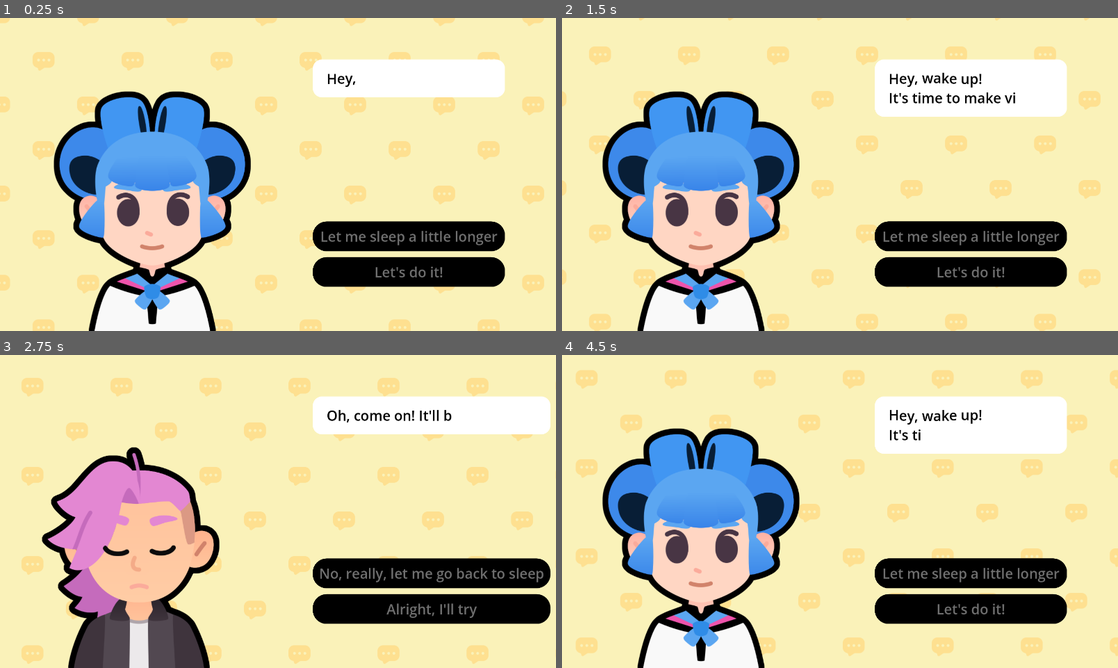
Above: before the commit, frames 1-4 (two rows, left to right).
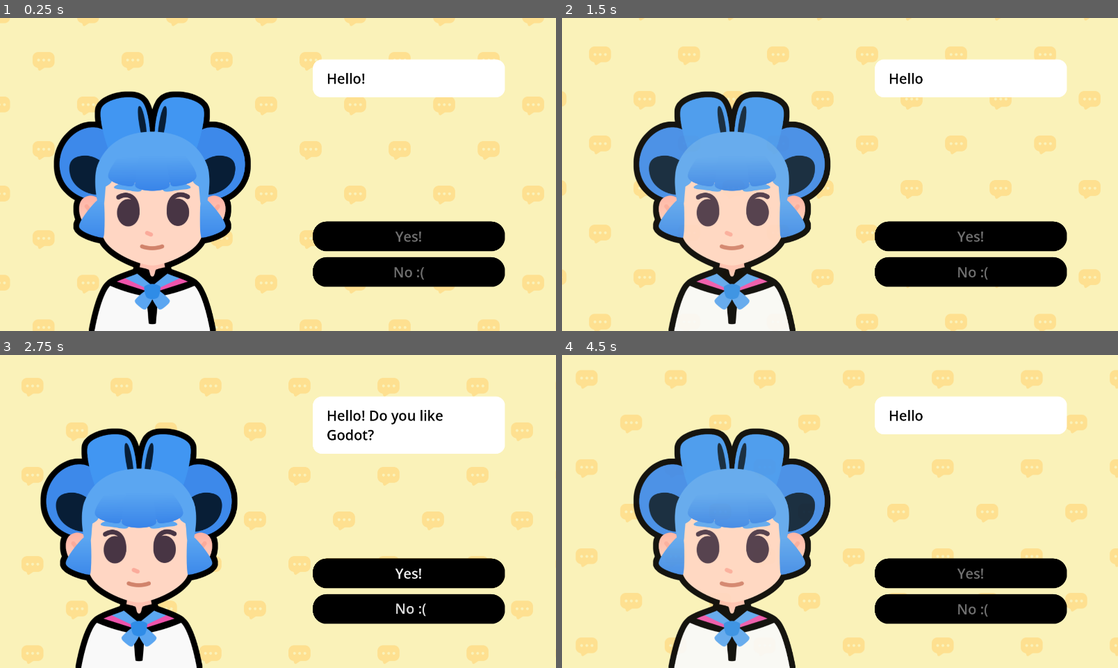
Above: after the commit, the same moments.

Repository: monkeytickler812/2d-GameDev-Course
Game: Godot game, scene res://lessons/dialogue.tscn
Two runs of this game, one before a commit and one after it. Both use one fixed random seed, a clock stepped at 60 frames per second and the inputs below. Sound files missing from this copy of the repository are replaced by a short silence.
Inputs (mouse positions are in pixels of both pictures, inside the frame that each line leads up to):
- Up to frame 1 (0.25 s): no input
- Up to frame 2 (1.5 s): tap Enter at 0.5 s; move the mouse to (962, 158) at 0.52 s; tap Z at 0.6 s; click (962, 158) at 0.67 s; tap Space at 0.77 s; click (973, 237) at 1.25 s, where only the run after the commit has a clickable "Yes!"
- Up to frame 3 (2.75 s): click (411, 574) at 2 s, where only the run before the commit has a clickable "Let me sleep a little longer"
- Up to frame 4 (4.5 s): click (973, 574) at 2.75 s, where only the run after the commit has a clickable "Yes!"; click (995, 574) at 3.5 s, where only the run before the commit has a clickable "No, really, let me go back to…"; click (973, 574) at 4.25 s, where only the run after the commit has a clickable "Yes!"

The runs differ from the first frame. In frame 1, 0.7% of the frame differs, in the area x 57-90%, y 17-84%; in frame 2, 20%; in frame 3, 26%, in the area x 7-99%, y 13-100%; in frame 4, 20%.

Commit message:
L6 complete, practice bugged

Diff:
--- a/M08.start_a_dialog_workbook/lessons/dialogue.gd
+++ b/M08.start_a_dialog_workbook/lessons/dialogue.gd
@@ -1,57 +1,5 @@
 extends Control
-
-var expressions := {
-	"happy": preload ("res://assets/emotion_happy.png"),
-	"regular": preload ("res://assets/emotion_regular.png"),
-	"sad": preload ("res://assets/emotion_sad.png"),
-}
-
-var bodies := {
-	"sophia": preload ("res://assets/sophia.png"),
-	"pink": preload ("res://assets/pink.png")
-}
-
-## An array of dictionaries. Each dictionary has four properties:
-## - expression: a [code]Texture[/code] containing an expression
-## - text: a [code]String[/code] containing the text the character says
-## - character: a [code]String[/code] representing the character's name
-## - choices: a [code]dictionary[/code] with [code]String[/code] keys and [code]int[/code] values
-var dialogue_items: Array[Dictionary] = [
-	{
-		"expression": expressions["regular"],
-		"text": "[wave]Hey, wake up![/wave]\nIt's time to make video games.",
-		"character": bodies["sophia"],
-		"choices": {
-			"Let me sleep a little longer": 2,
-			"Let's do it!": 1,
-		},
-	},
-	{
-		"expression": expressions["happy"],
-		"text": "Great! Your first task will be to write a [b]dialogue tree[/b].",
-		"character": bodies["sophia"],
-		"choices": {
-			"I will do my best": 3,
-			"No, let me go back to sleep": 2,
-		},
-	},
-	{
-		"expression": expressions["sad"],
-		"text": "Oh, come on! It'll be fun.",
-		"character": bodies["pink"],
-		"choices": {
-			"No, really, let me go back to sleep": 0,
-			"Alright, I'll try": 1,
-		},
-	},
-	{
-		"expression": expressions["happy"],
-		"text": "That's the spirit! [wave]You can do it![/wave]",
-		"character": bodies["pink"],
-		"choices": {"Okay! (Quit)": - 1},
-	},
-]
-
+@export var dialogue_items: Array[DialogueItem] = []
 ## UI element that shows the texts
 @onready var rich_text_label: RichTextLabel = %RichTextLabel
 ## Audio player that plays voice sounds while text is being written
@@ -67,26 +15,27 @@
 func _ready() -> void:
 	show_text(0)
 
+
 ## Draws the selected text
 ## [param current_item_index] Displays the currently selected index from the dialogue array
 func show_text(current_item_index: int) -> void:
 	# We retrieve the current item from the array
 	var current_item := dialogue_items[current_item_index]
+	# We set the initial visible ratio to the text to 0, so we can change it in the tween
+	rich_text_label.visible_ratio = 0.0
 	# from the item, we extract the properties.
 	# We set the text to the rich text control
 	# And we set the appropriate expression texture
-	rich_text_label.text = current_item["text"]
-	expression.texture = current_item["expression"]
-	body.texture = current_item["character"]
-	create_buttons(current_item["choices"])
-	# We set the initial visible ratio to the text to 0, so we can change it in the tween
-	rich_text_label.visible_ratio = 0.0
+	rich_text_label.text = current_item.text
+	expression.texture = current_item.expression
+	body.texture = current_item.character
+	create_buttons(current_item.choices)
 	# We create a tween that will draw the text
 	var tween := create_tween()
 	# A variable that holds the amount of time for the text to show, in seconds
 	# We could write this directly in the tween call, but this is clearer.
 	# We will also use this for deciding on the sound length
-	var text_appearing_duration: float = current_item["text"].length() / 30.0
+	var text_appearing_duration := (current_item["text"] as String).length() / 30.0
 	# We show the text slowly
 	tween.tween_property(rich_text_label, "visible_ratio", 1.0, text_appearing_duration)
 	# We randomize the audio playback's start time to make it sound different
@@ -102,38 +51,29 @@
 
 	# We animate the character sliding in.
 	slide_in()
-
-	# We disable the buttons, and re-enable them after the text is shown
+	# We disable all buttons until the tween completes
 	for button: Button in action_buttons_v_box_container.get_children():
 		button.disabled = true
-	tween.finished.connect(func() -> void:
+	tween.finished.connect( func() -> void:
 		for button: Button in action_buttons_v_box_container.get_children():
 			button.disabled = false
 	)
 
-#NCHOR:090_create_buttons
+
 ## Adds buttons to the buttons container
-## [param choices_data] A dictionary of [String] keys where each key represents
-##                      a sentence that the player can select, and each [int] value
-##                      represents a key for the next text item.
-func create_buttons(choices_data: Dictionary) -> void:
-	# We remove all previous buttons
+## [param buttons_data] An array of [DialogChoice]
+func create_buttons(buttons_data: Array[DialogueChoice]) -> void:
 	for button in action_buttons_v_box_container.get_children():
 		button.queue_free()
-	# We loop over all the dictionary keys
-	for choice_text in choices_data:
+	for choice in buttons_data:
 		var button := Button.new()
 		action_buttons_v_box_container.add_child(button)
-		button.text = choice_text
-		# We extract the target line index from the dictionary value
-		var target_line_idx: int = choices_data[choice_text]
-		if target_line_idx == - 1:
-			# If the target line index is -1, we want to quit
+		button.text = choice.text
+		if choice.is_quit == true:
 			button.pressed.connect(get_tree().quit)
 		else:
-			# Otherwise we bind the target line index to the show_text function
-			# and use that in the pressed signal's connection
-			button.pressed.connect(show_text.bind(target_line_idx))
+			var target_line_id := choice.target_line_idx
+			button.pressed.connect(show_text.bind(target_line_id))
 
 ## Animates the character when they start talking
 func slide_in() -> void:
--- a/M08.start_a_dialog_workbook/lessons/dialogue.tscn
+++ b/M08.start_a_dialog_workbook/lessons/dialogue.tscn
@@ -1,12 +1,71 @@
-[gd_scene load_steps=9 format=3 uid="uid://chprvwfixox2y"]
+[gd_scene load_steps=20 format=3 uid="uid://chprvwfixox2y"]
 
 [ext_resource type="Theme" uid="uid://cxm3e18skt2lj" path="res://lessons/assets/main_theme.tres" id="1_frglg"]
 [ext_resource type="Script" path="res://lessons/dialogue.gd" id="2_n1q1t"]
 [ext_resource type="Shader" path="res://assets/sliding_background.gdshader" id="3_3nfwl"]
+[ext_resource type="Script" path="res://lessons/dialogue_item.gd" id="3_g4p1t"]
 [ext_resource type="Texture2D" uid="uid://bnly1gkbxw6b5" path="res://assets/bubble_pattern.png" id="4_xuy0d"]
 [ext_resource type="Texture2D" uid="uid://copkt78vgp37i" path="res://assets/sophia.png" id="5_g5y1a"]
+[ext_resource type="Script" path="res://lessons/dialogue_choice.gd" id="5_qqie7"]
 [ext_resource type="Texture2D" uid="uid://d000xjtr4iqtk" path="res://assets/emotion_regular.png" id="6_bayqr"]
 [ext_resource type="AudioStream" uid="uid://chgko4hmxwxu5" path="res://assets/talking_synth.ogg" id="7_1fga6"]
+
+[sub_resource type="Resource" id="Resource_acm5u"]
+script = ExtResource("5_qqie7")
+text = "Yes!"
+target_line_idx = 1
+is_quit = false
+
+[sub_resource type="Resource" id="Resource_yhkjs"]
+script = ExtResource("5_qqie7")
+text = "No :("
+target_line_idx = 0
+is_quit = true
+
+[sub_resource type="Resource" id="Resource_qdtdb"]
+script = ExtResource("3_g4p1t")
+choices = Array[ExtResource("5_qqie7")]([SubResource("Resource_acm5u"), SubResource("Resource_yhkjs")])
+expression = ExtResource("6_bayqr")
+character = ExtResource("5_g5y1a")
+text = "Hello! Are you a skibidi sigma?"
+
+[sub_resource type="Resource" id="Resource_qv1yy"]
+script = ExtResource("5_qqie7")
+text = "Yes!"
+target_line_idx = 1
+is_quit = false
+
+[sub_resource type="Resource" id="Resource_ol48c"]
+script = ExtResource("5_qqie7")
+text = " No :("
+target_line_idx = 0
+is_quit = true
+
+[sub_resource type="Resource" id="Resource_50pd6"]
+script = ExtResource("3_g4p1t")
+choices = Array[ExtResource("5_qqie7")]([SubResource("Resource_qv1yy"), SubResource("Resource_ol48c")])
+expression = ExtResource("6_bayqr")
+character = ExtResource("5_g5y1a")
+text = "Hello! Do you like Godot?"
+
+[sub_resource type="Resource" id="Resource_g656s"]
+script = ExtResource("5_qqie7")
+text = "Yes!"
+target_line_idx = 1
+is_quit = false
+
+[sub_resource type="Resource" id="Resource_pmrnm"]
+script = ExtResource("5_qqie7")
+text = "No :("
+target_line_idx = 0
+is_quit = true
+
+[sub_resource type="Resource" id="Resource_iynra"]
+script = ExtResource("3_g4p1t")
+choices = Array[ExtResource("5_qqie7")]([SubResource("Resource_g656s"), SubResource("Resource_pmrnm")])
+expression = ExtResource("6_bayqr")
+character = ExtResource("5_g5y1a")
+text = "Hello! Do you like Godot?"
 
 [sub_resource type="ShaderMaterial" id="ShaderMaterial_efgpg"]
 shader = ExtResource("3_3nfwl")
@@ -24,6 +83,7 @@
 grow_vertical = 2
 theme = ExtResource("1_frglg")
 script = ExtResource("2_n1q1t")
+dialogue_items = Array[ExtResource("3_g4p1t")]([SubResource("Resource_qdtdb"), SubResource("Resource_50pd6"), SubResource("Resource_iynra")])
 
 [node name="Background" type="ColorRect" parent="."]
 material = SubResource("ShaderMaterial_efgpg")
--- /dev/null
+++ b/M08.start_a_dialog_workbook/lessons/dialogue_choice.gd
@@ -0,0 +1,5 @@
+class_name DialogueChoice extends Resource
+
+@export var text := ""
+@export_range(0, 20) var target_line_idx := 0
+@export var is_quit := false
--- /dev/null
+++ b/M08.start_a_dialog_workbook/lessons/dialogue_item.gd
@@ -0,0 +1,3 @@
+class_name DialogueItem extends SlideShowEntry
+
+@export var choices: Array[DialogueChoice] = []
--- a/M08.start_a_dialog_workbook/lessons/slideshow.tscn
+++ b/M08.start_a_dialog_workbook/lessons/slideshow.tscn
@@ -1,12 +1,32 @@
-[gd_scene load_steps=11 format=3 uid="uid://bqls3o5daeu2s"]
+[gd_scene load_steps=16 format=3 uid="uid://bqls3o5daeu2s"]
 
 [ext_resource type="Theme" uid="uid://cxm3e18skt2lj" path="res://lessons/assets/main_theme.tres" id="1_xdlv2"]
 [ext_resource type="Script" path="res://lessons/slideshow.gd" id="2_wbt3f"]
+[ext_resource type="Script" path="res://lessons/slideshow_entry.gd" id="3_o53l4"]
 [ext_resource type="Shader" path="res://assets/sliding_background.gdshader" id="3_qyyxv"]
 [ext_resource type="Texture2D" uid="uid://bnly1gkbxw6b5" path="res://assets/bubble_pattern.png" id="4_s7o0p"]
 [ext_resource type="Texture2D" uid="uid://copkt78vgp37i" path="res://assets/sophia.png" id="5_omd3l"]
+[ext_resource type="Texture2D" uid="uid://dchimpdsnda13" path="res://assets/emotion_happy.png" id="6_gk8nk"]
 [ext_resource type="Texture2D" uid="uid://d000xjtr4iqtk" path="res://assets/emotion_regular.png" id="6_vfoky"]
 [ext_resource type="AudioStream" uid="uid://chgko4hmxwxu5" path="res://assets/talking_synth.ogg" id="7_nppuw"]
+
+[sub_resource type="Resource" id="Resource_wbblr"]
+script = ExtResource("3_o53l4")
+expression = ExtResource("6_vfoky")
+character = ExtResource("5_omd3l")
+text = "I've decided to use [wave]Resources[/wave]!"
+
+[sub_resource type="Resource" id="Resource_j24o0"]
+script = ExtResource("3_o53l4")
+expression = ExtResource("6_gk8nk")
+character = ExtResource("5_omd3l")
+text = "And now my properties are all well typed!"
+
+[sub_resource type="Resource" id="Resource_xdtc7"]
+script = ExtResource("3_o53l4")
+expression = ExtResource("6_vfoky")
+character = ExtResource("5_omd3l")
+text = "It feels [tornado]Fancy![/tornado]"
 
 [sub_resource type="ShaderMaterial" id="ShaderMaterial_efgpg"]
 shader = ExtResource("3_qyyxv")
@@ -30,6 +50,7 @@
 grow_vertical = 2
 theme = ExtResource("1_xdlv2")
 script = ExtResource("2_wbt3f")
+dialogue_items = Array[ExtResource("3_o53l4")]([SubResource("Resource_wbblr"), SubResource("Resource_j24o0"), SubResource("Resource_xdtc7")])
 
 [node name="Background" type="ColorRect" parent="."]
 material = SubResource("ShaderMaterial_efgpg")
